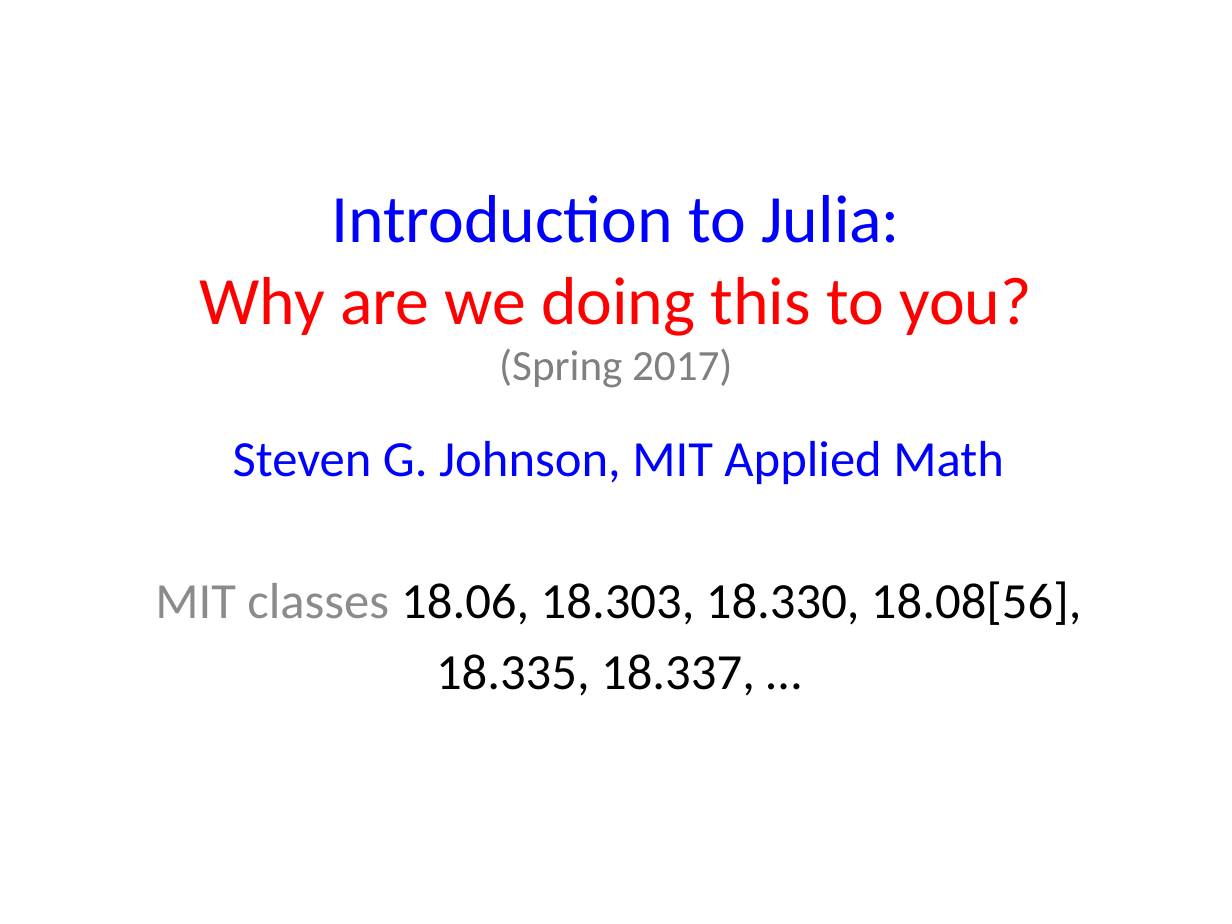
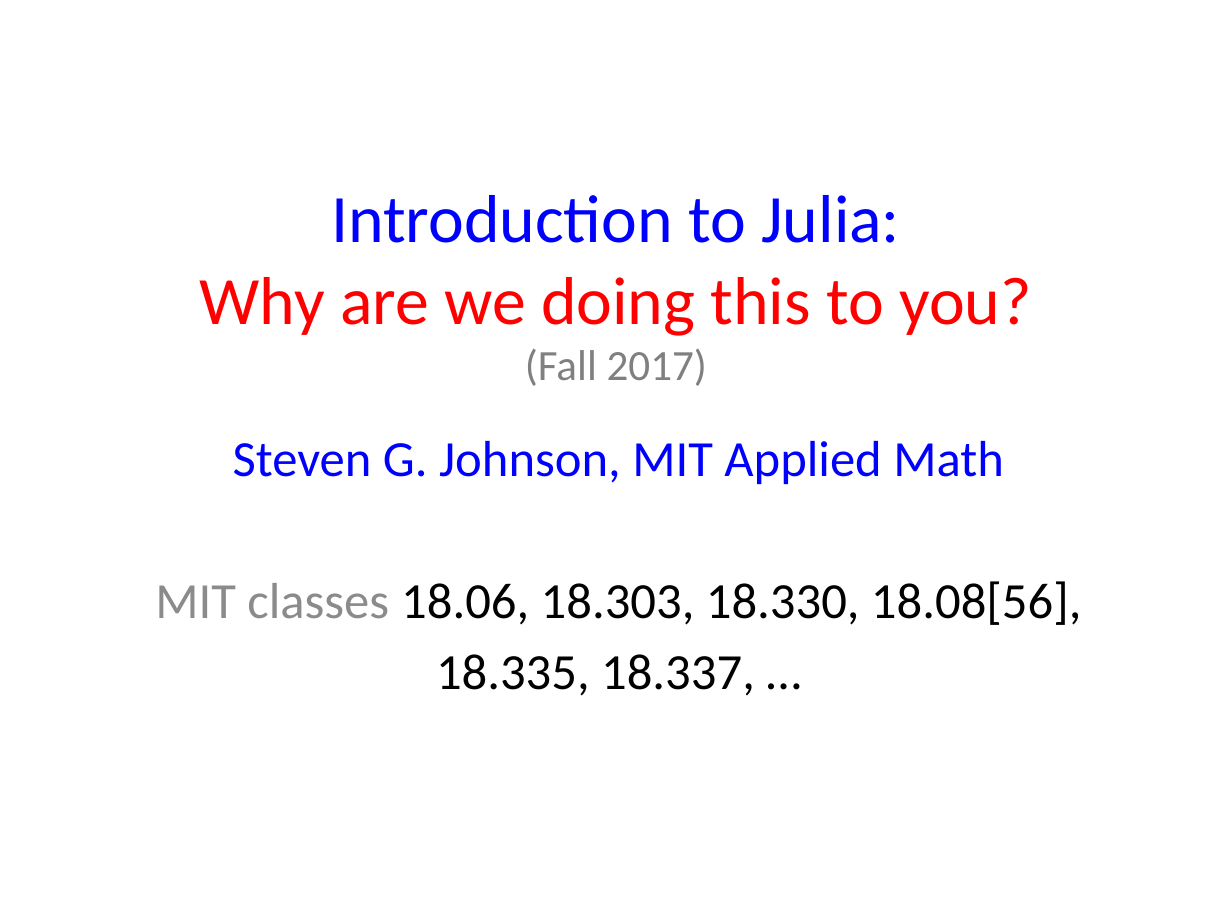
Before and after one commit to mitmath/1806, a slide deck: slide 1 of julia/Julia-intro.pptx. Drawn at 1232x924 pixels with LibreOffice and Linux fonts; fonts in the diff are those of the drawing. Boxes give left, top, right and bottom in pixels: in the first picture for what was removed or moved away, otherwise in the second. Text is boxed around its words. In the diff, an @@ line names an element or a change of style, - is before the commit and + after.

Commit message:
Julia tutorial updates

```diff
--- a/julia/Julia-intro.pptx
+++ b/julia/Julia-intro.pptx
@@ title at (200, 195, 1032, 386): text changed @@
-Introduction to Julia:
-Why are we doing this to you?
-(Spring 2017)
+Introduction to Julia:
+Why are we doing this to you?
+(Fall 2017)
```
Also in this commit, not shown: 3 other slides changed, 2 other files.
